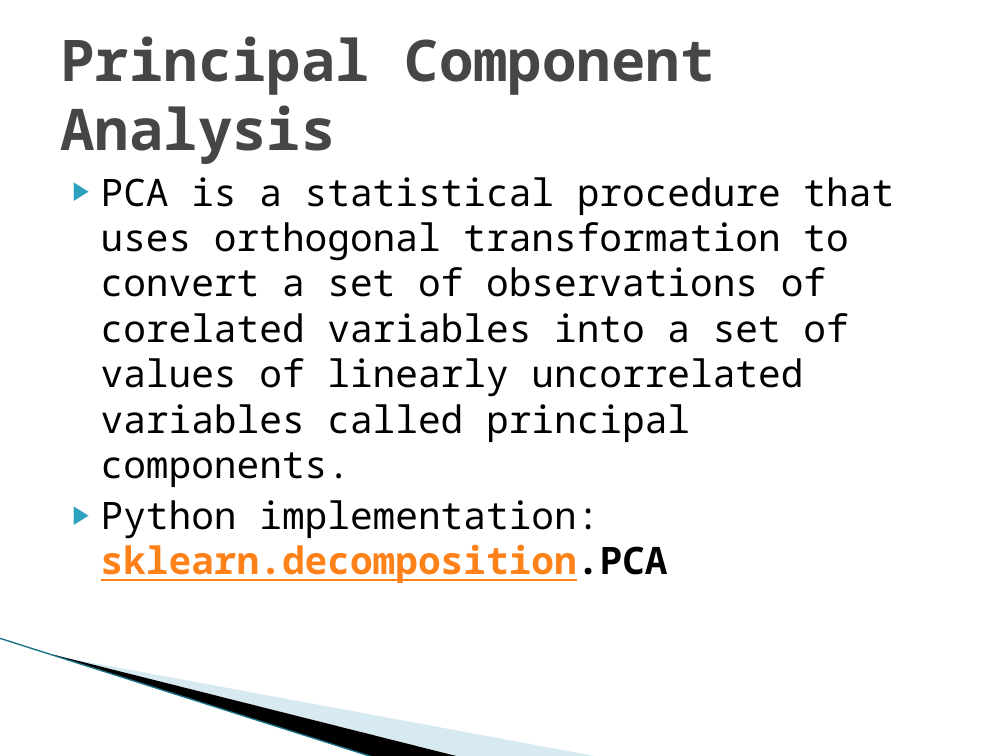
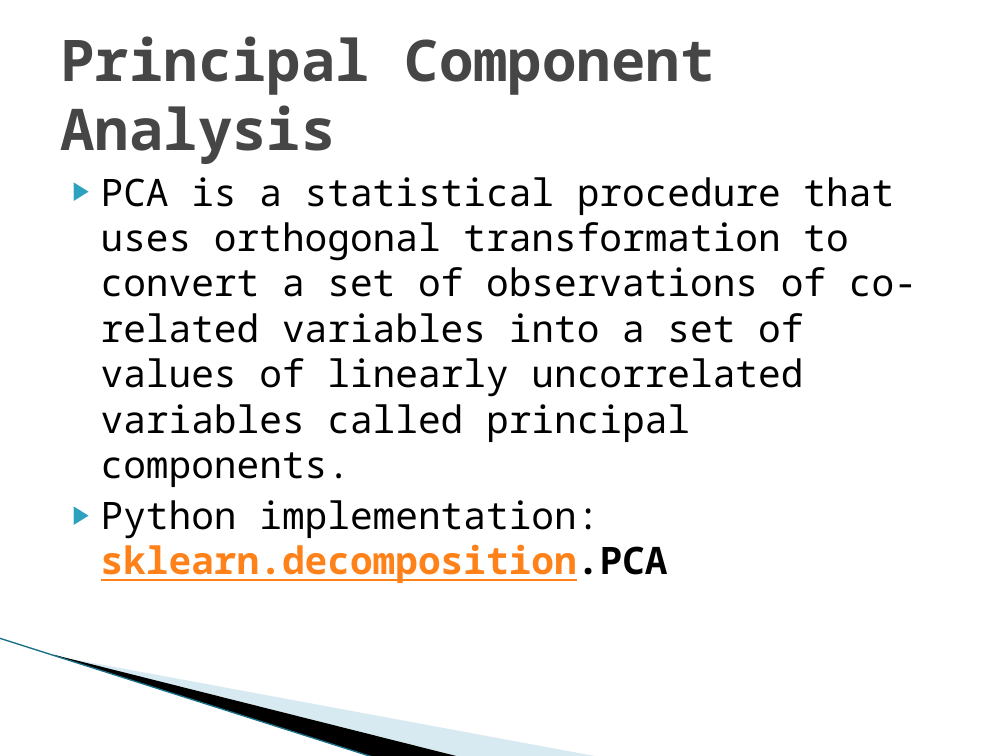
Before and after one commit to Ray784/mini_project, a slide deck: slide 7 of Project ppt.pptx. Drawn at 1008x756 pixels with LibreOffice and Linux fonts; fonts in the diff are those of the drawing; background and template pictures are left out. Boxes give left, top, right and bottom in pixels: in the first picture for what was removed or moved away, otherwise in the second. Text is boxed around its words. In the diff, an @@ line names an element or a change of style, - is before the commit and + after.

Commit message:
ppt updated

```diff
--- a/Project ppt.pptx
+++ b/Project ppt.pptx
@@ text at <box>101,177,917,487</box>: text changed @@
-▶ PCA is a statistical procedure that uses orthogonal transformation to convert a set of observations of corelated variables into a set of values of linearly uncorrelated variables called principal components.
+▶ PCA is a statistical procedure that uses orthogonal transformation to convert a set of observations of co-related variables into a set of values of linearly uncorrelated variables called principal components.
```
Also in this commit, not shown: 5 slides added, 2 other files.
